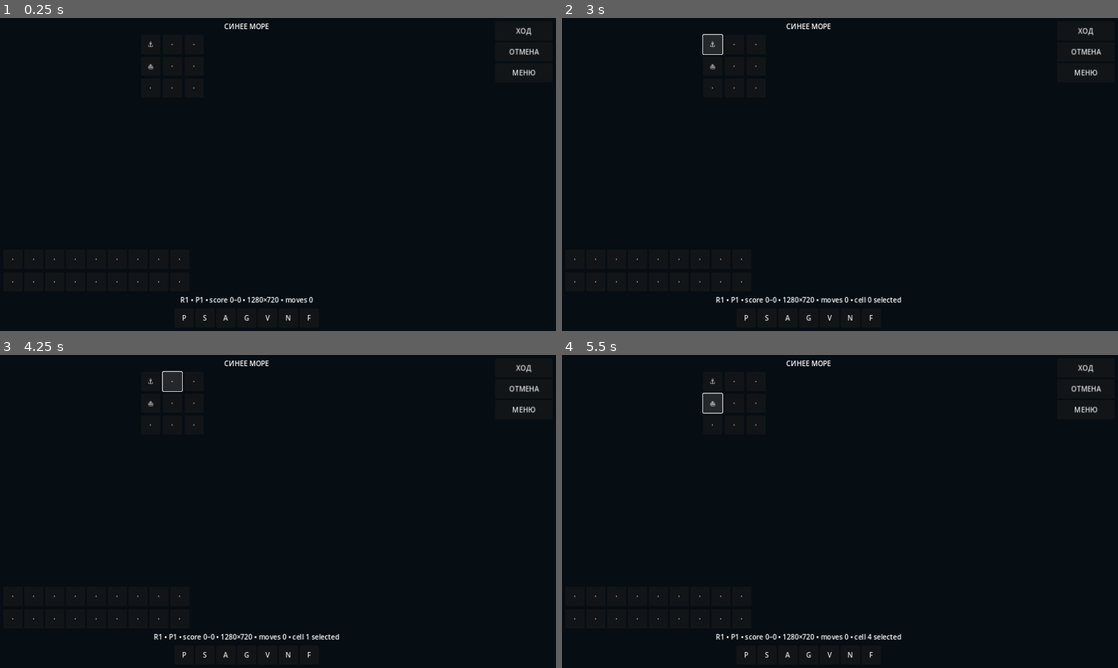
Above: before the commit, frames 1-4 (two rows, left to right).
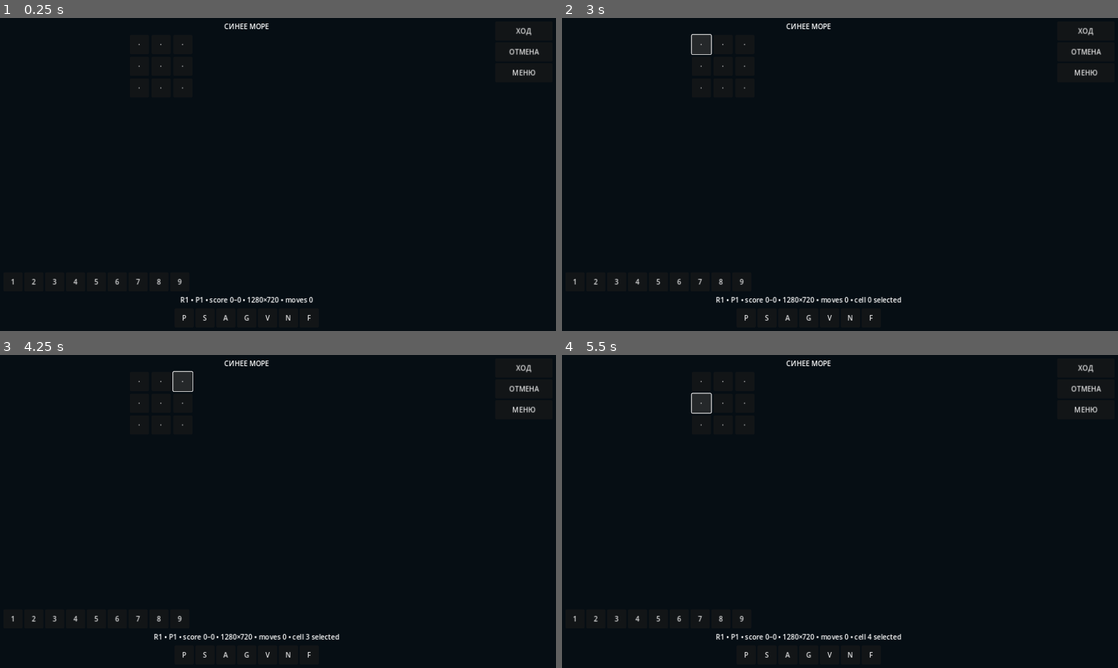
Above: after the commit, the same moments.

Repository: namelessdhamma/namelessdhamma.github.io
Game: Godot game, scene res://main.tscn
Same seed, same stepped clock (60 frames per second), same inputs: the game is played once before the commit and once after it.
Inputs:
- Up to frame 1 (0.25 s): no input
- Up to frame 2 (3 s): click "ХОД" at 0.5 s; click "ОТМЕНА" at 1.25 s; click "МЕНЮ" at 2 s; click "⚓" (after the commit: "·") at 2.75 s
- Up to frame 3 (4.25 s): click "·" at 3.5 s
- Up to frame 4 (5.5 s): click "·" at 4.25 s; click "⛵" (after the commit: "·") at 5 s

The runs differ from the first frame. In frame 1, 0.1% of the frame differs, in the area x 2-35%, y 7-86%; in frame 2, 0.3%; in frame 3, 0.3%; in frame 4, 0.4%.
Error before the commit: Cannot call method 'get_child_count' on a null value. (res://scripts/main.gd:30)

Commit message:
A5: wire centered active reserve layout

Diff:
--- a/sinee-more-godot/scripts/main.gd
+++ b/sinee-more-godot/scripts/main.gd
@@ -26,12 +26,12 @@
 		var cell := get_node("SafeArea/Landscape/Center/BoardAspect/Board/" + CELL_NAMES[i]) as Button
 		cell.pressed.connect(_on_cell_pressed.bind(i))
 	for player in [1, 2]:
-		var reserve := get_node("SafeArea/Landscape/%s/Reserve%s" % ["LeftRail" if player == 1 else "RightRail", "One" if player == 1 else "Two"]) as GridContainer
+		var reserve := get_node("SafeArea/Landscape/Center/Reserve%s" % ["One" if player == 1 else "Two"]) as GridContainer
 		for i in range(reserve.get_child_count()):
 			(reserve.get_child(i) as Button).pressed.connect(_on_reserve_pressed.bind(player, i))
-	(get_node("SafeArea/Landscape/RightRail/Actions/ActionPrimary") as Button).pressed.connect(_on_primary)
-	(get_node("SafeArea/Landscape/RightRail/Actions/ActionSecondary") as Button).pressed.connect(_on_secondary)
-	(get_node("SafeArea/Landscape/RightRail/Actions/ActionMenu") as Button).pressed.connect(_on_menu)
+	(get_node("SafeArea/Landscape/Actions/ActionPrimary") as Button).pressed.connect(_on_primary)
+	(get_node("SafeArea/Landscape/Actions/ActionSecondary") as Button).pressed.connect(_on_secondary)
+	(get_node("SafeArea/Landscape/Actions/ActionMenu") as Button).pressed.connect(_on_menu)
 	_refresh_surface()
 	_update_status("ready")
 	print("BLUE_SEA_GODOT_GAME_SURFACE_READY ", get_viewport_rect().size)
@@ -85,7 +85,7 @@
 	status.text = base
 
 func _reserve_node(player: int) -> GridContainer:
-	return get_node("SafeArea/Landscape/%s/Reserve%s" % ["LeftRail" if player == 1 else "RightRail", "One" if player == 1 else "Two"]) as GridContainer
+	return get_node("SafeArea/Landscape/Center/Reserve%s" % ["One" if player == 1 else "Two"]) as GridContainer
 
 func _on_reserve_pressed(player: int, index: int) -> void:
 	if player != turn:
@@ -237,6 +237,7 @@
 			var piece := reserve.get_child(i) as Button
 			piece.text = "%d" % (i + 1) if reserve_available[player - 1][i] else "—"
 			piece.disabled = game_over or player != turn or not reserve_available[player - 1][i]
+		reserve.visible = not game_over and player == turn
 
 func _update_status(event: String) -> void:
 	var status := get_node("SafeArea/Landscape/Center/Status") as Label
@@ -246,13 +247,11 @@
 	var paths := {
 		"safe": "SafeArea",
 		"landscape": "SafeArea/Landscape",
-		"left": "SafeArea/Landscape/LeftRail",
 		"center": "SafeArea/Landscape/Center",
 		"board": "SafeArea/Landscape/Center/BoardAspect/Board",
-		"right": "SafeArea/Landscape/RightRail",
-		"reserve1": "SafeArea/Landscape/LeftRail/ReserveOne",
-		"reserve2": "SafeArea/Landscape/RightRail/ReserveTwo",
-		"actions": "SafeArea/Landscape/RightRail/Actions"
+		"reserve1": "SafeArea/Landscape/Center/ReserveOne",
+		"reserve2": "SafeArea/Landscape/Center/ReserveTwo",
+		"actions": "SafeArea/Landscape/Actions"
 	}
 	var out := {}
 	for key in paths:
@@ -271,16 +270,14 @@
 	assert(viewport.x >= viewport.y, "landscape contract violated: %s" % viewport)
 	var safe := get_node("SafeArea") as Control
 	var landscape := get_node("SafeArea/Landscape") as Control
-	var left := get_node("SafeArea/Landscape/LeftRail") as Control
 	var center := get_node("SafeArea/Landscape/Center") as Control
-	var right := get_node("SafeArea/Landscape/RightRail") as Control
 	assert(safe.position.x >= 7.9 and safe.position.y >= 7.9)
 	assert(safe.position.x + safe.size.x <= viewport.x - 7.9)
 	assert(safe.position.y + safe.size.y <= viewport.y - 7.9)
-	assert(left.size.x >= 132.0 and right.size.x >= 132.0)
-	assert(center.size.x > 0.0 and center.size.y > 0.0)
-	assert(left.position.x + left.size.x <= center.position.x + 0.01)
-	assert(center.position.x + center.size.x <= right.position.x + 0.01)
+	var actions := get_node("SafeArea/Landscape/Actions") as Control
+	assert(center.size.x >= 396.0 and center.size.y > 0.0)
+	assert(actions.size.x >= 132.0)
+	assert(center.position.x + center.size.x <= actions.position.x + 0.01)
 	for name in CELL_NAMES:
 		_assert_min_control_size(get_node("SafeArea/Landscape/Center/BoardAspect/Board/" + name) as Control, Vector2(44, 44), "cell " + name)
 	for player in [1, 2]:
@@ -288,7 +285,7 @@
 		for i in range(reserve.get_child_count()):
 			_assert_min_control_size(reserve.get_child(i) as Control, Vector2(44, 44), "P%d reserve %d" % [player, i])
 	for action_name in ["ActionPrimary", "ActionSecondary", "ActionMenu"]:
-		_assert_min_control_size(get_node("SafeArea/Landscape/RightRail/Actions/" + action_name) as Control, Vector2(44, 44), action_name)
+		_assert_min_control_size(get_node("SafeArea/Landscape/Actions/" + action_name) as Control, Vector2(44, 44), action_name)
 	print("BLUE_SEA_GEOMETRY_PASS viewport=", viewport, " geometry=", _geometry_snapshot())
 
 func _run_headless_geometry_and_interaction_smoke() -> void:
